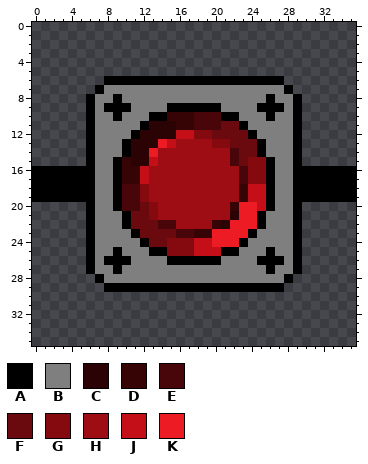
Pixel-art sprite, stored at Circuitor/src/Resource/SWITCH/TACT/0_0.png. The first picture shows the starting point.
The file is 36x36 pixels.
Palette (. is transparent): A #000000  B #7f7f7f  C #2c0305  D #370406  E #48060a  F #6a090e  G #850a10  H #9f0d14  J #c40f18  K #ed1c24
Pixels before, first column x 0:
 6 ........AAAAAAAAAAAAAAAAAAAA........
 7 .......ABBBBBBBBBBBBBBBBBBBBA.......
 8 ......ABBABBBBBBBBBBBBBBBBABBA......
 9 ......ABAAABBBBAAAAAABBBBAAABA......
10 ......ABBABBBAADDDEEEAABBBABBA......
11 ......ABBBBBACCCDDEEEFFABBBBBA......
12 ......ABBBBACCCCJJGGFFFFABBBBA......
13 ......ABBBACCCKJHHHHGGFFFABBBA......
14 ......ABBBACCKHHHHHHHHEFFABBBA......
15 ......ABBADCCJHHHHHHHHEFGGABBA......
16 AAAAAAABBADDJHHHHHHHHHHEGGABBAAAAAAA
17 AAAAAAABBADDJHHHHHHHHHHEGGABBAAAAAAA
18 AAAAAAABBAEEGHHHHHHHHHHDJJABBAAAAAAA
19 AAAAAAABBAEEGHHHHHHHHHHDJJABBAAAAAAA
20 ......ABBAEEFGHHHHHHHHDKKJABBA......
21 ......ABBBAFFGHHHHHHHHCKKABBBA......
22 ......ABBBAFFFEEHHHHDCKKKABBBA......
23 ......ABBBBAFFFFEEDDKKKKABBBBA......
24 ......ABBBBBAFFGGGJJKKKABBBBBA......
25 ......ABBABBBAAGGGJJJAABBBABBA......
26 ......ABAAABBBBAAAAAABBBBAAABA......
27 ......ABBABBBBBBBBBBBBBBBBABBA......
28 .......ABBBBBBBBBBBBBBBBBBBBA.......
29 ........AAAAAAAAAAAAAAAAAAAA........
The result:
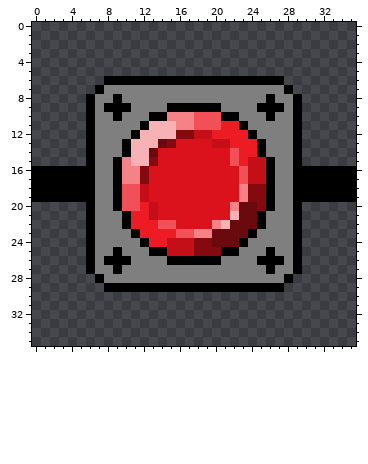
The exact change:
{"colour":"C","old":"#2c0305","new":"#f8b1b5"}
{"colour":"D","old":"#370406","new":"#f48287"}
{"colour":"E","old":"#48060a","new":"#f15058"}
{"colour":"F","old":"#6a090e","new":"#ed1c24"}
{"colour":"G","old":"#850a10","new":"#c40f18"}
{"colour":"H","old":"#9f0d14","new":"#db111c"}
{"colour":"J","old":"#c40f18","new":"#850a10"}
{"colour":"K","old":"#ed1c24","new":"#6a090e"}
{"label":"changed","picture_box":[122,112,266,256]}
